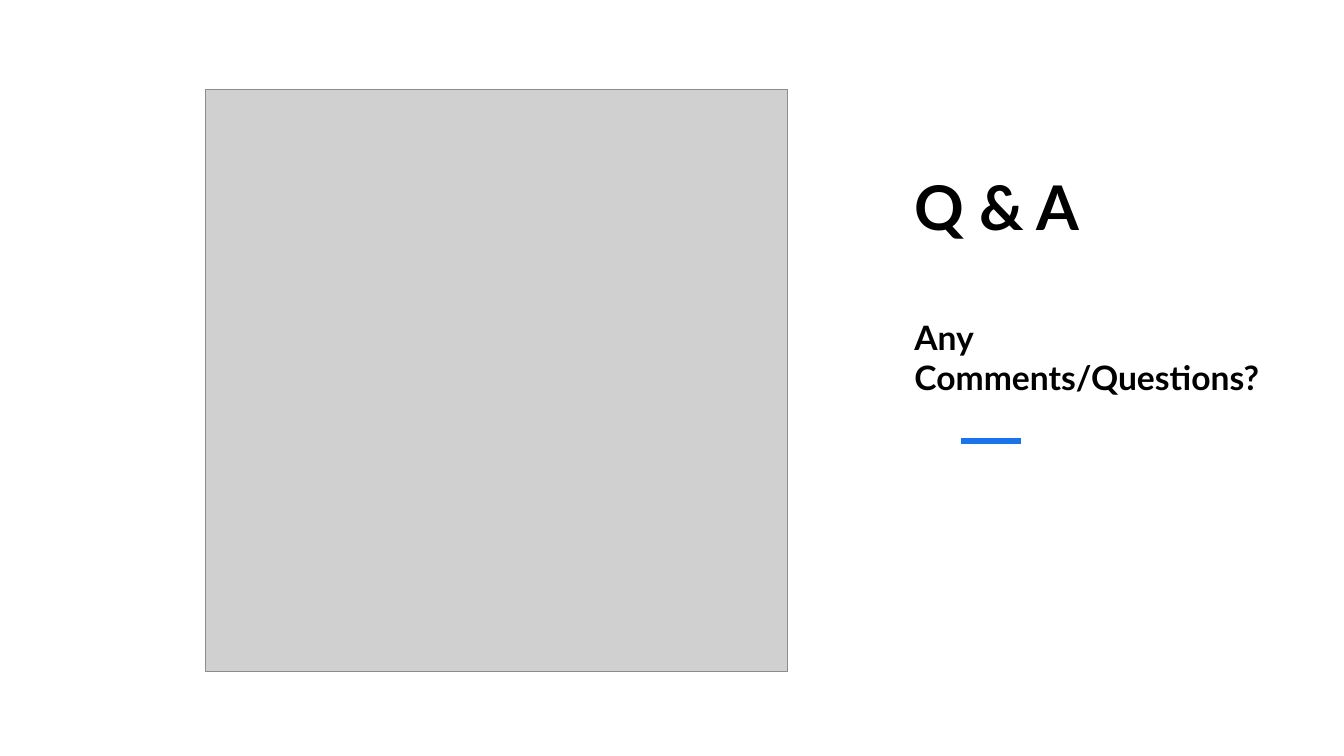
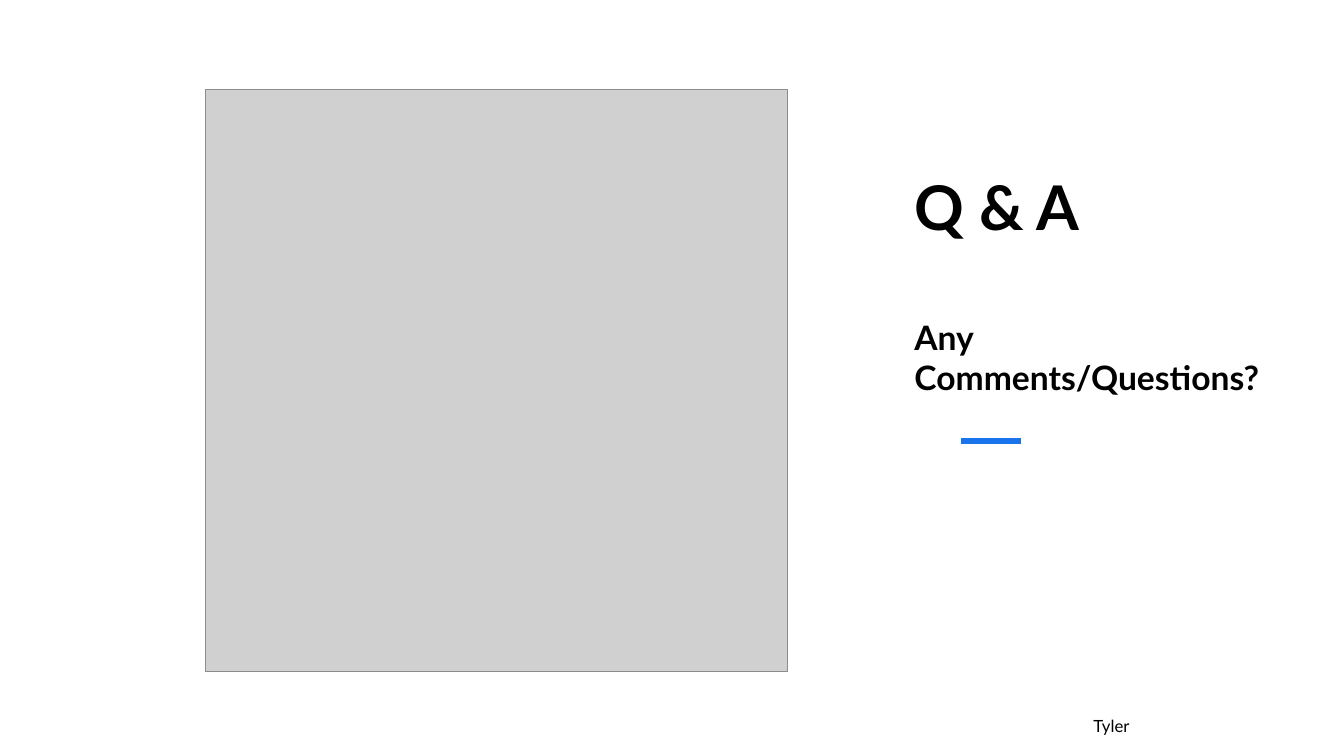
Before and after one commit to JeffCompasClassrooms/cs2450-youface-fall2025-cadence, a slide deck: slide 10 of Pitch Your Project-Cadence.pptx. Drawn at 1344x756 pixels with LibreOffice and Linux fonts; fonts in the diff are those of the drawing; grey boxes stand for pictures. Boxes give left, top, right and bottom in pixels: in the first picture for what was removed or moved away, otherwise in the second. Text is boxed around its words. In the diff, an @@ line names an element or a change of style, - is before the commit and + after.

```diff
--- a/Pitch Your Project-Cadence.pptx
+++ b/Pitch Your Project-Cadence.pptx
@@ text added at box(1093, 719, 1129, 735), 12 pt, text #000000 @@
+Tyler
```
Also in this commit, not shown: 9 other slides changed.
